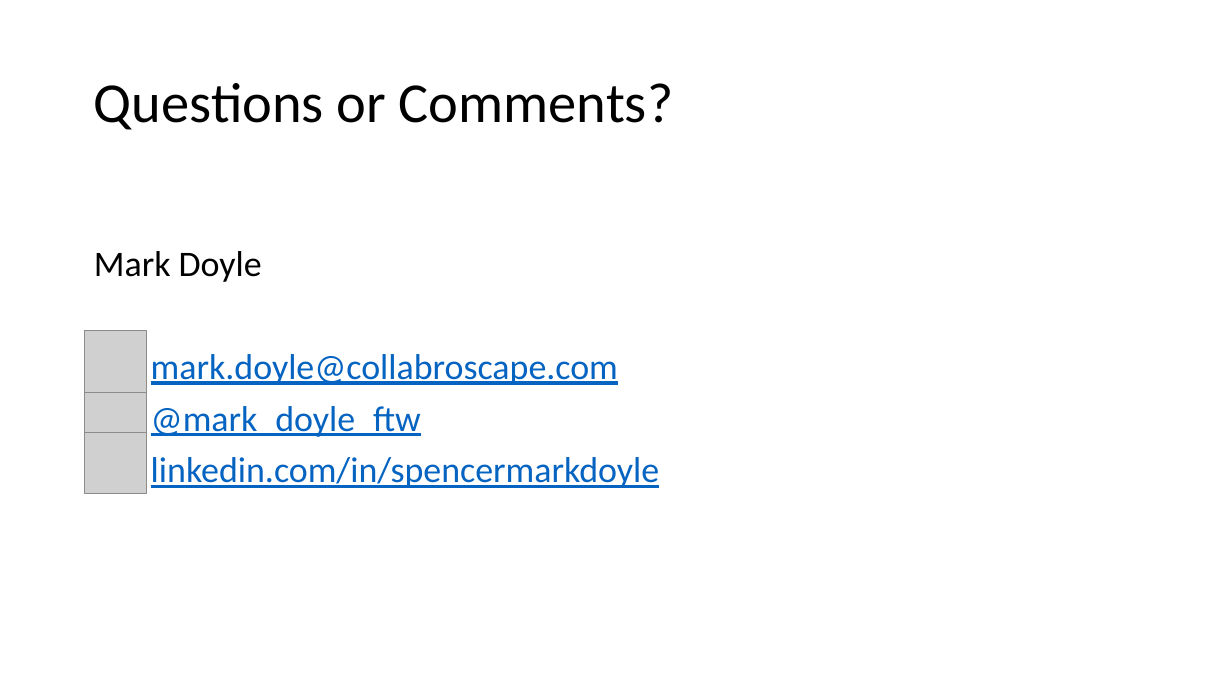
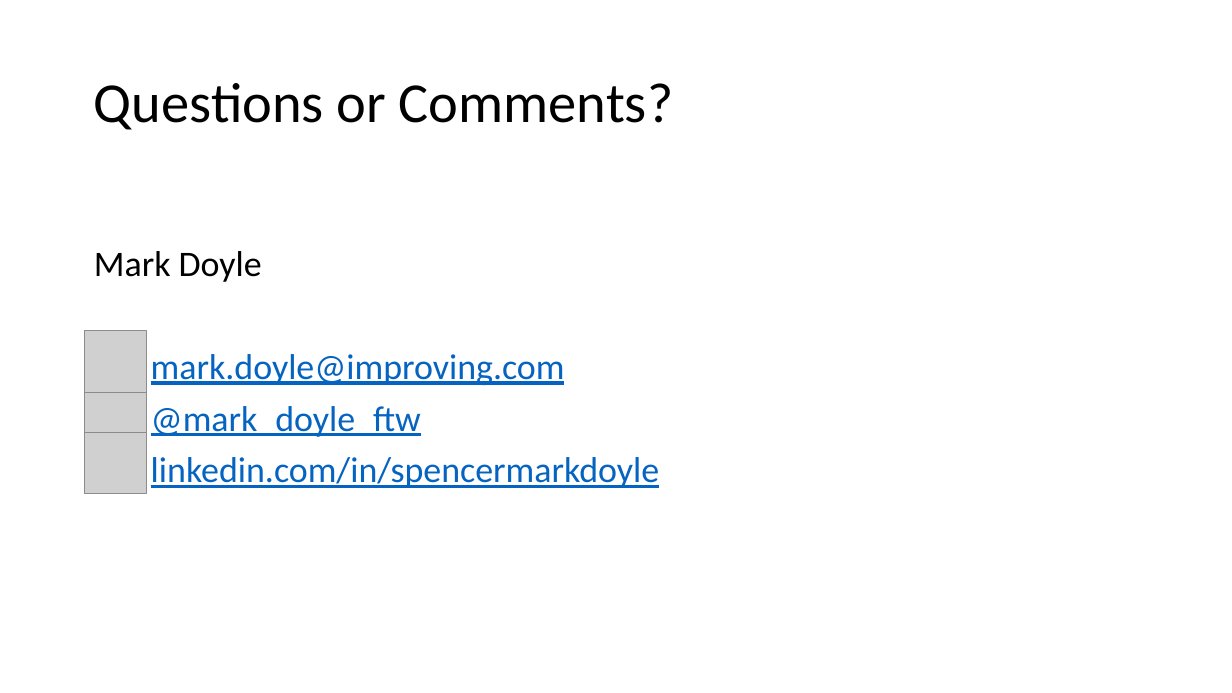
Before and after one commit to mark-doyle/dal-cs-sig, a slide deck: slide 32 of RealWorldScalability/Real World Scalability.pptx. Drawn at 1232x693 pixels with LibreOffice and Linux fonts; fonts in the diff are those of the drawing; grey boxes stand for pictures. Boxes give left, top, right and bottom in pixels: in the first picture for what was removed or moved away, otherwise in the second. Text is boxed around its words. In the diff, an @@ line names an element or a change of style, - is before the commit and + after.

```diff
--- a/RealWorldScalability/Real World Scalability.pptx
+++ b/RealWorldScalability/Real World Scalability.pptx
@@ text at (151,354,565,385): text changed @@
-mark.doyle@collabroscape.com
+mark.doyle@improving.com
```
Also in this commit, not shown: 7 other slides changed, 2 other files.
